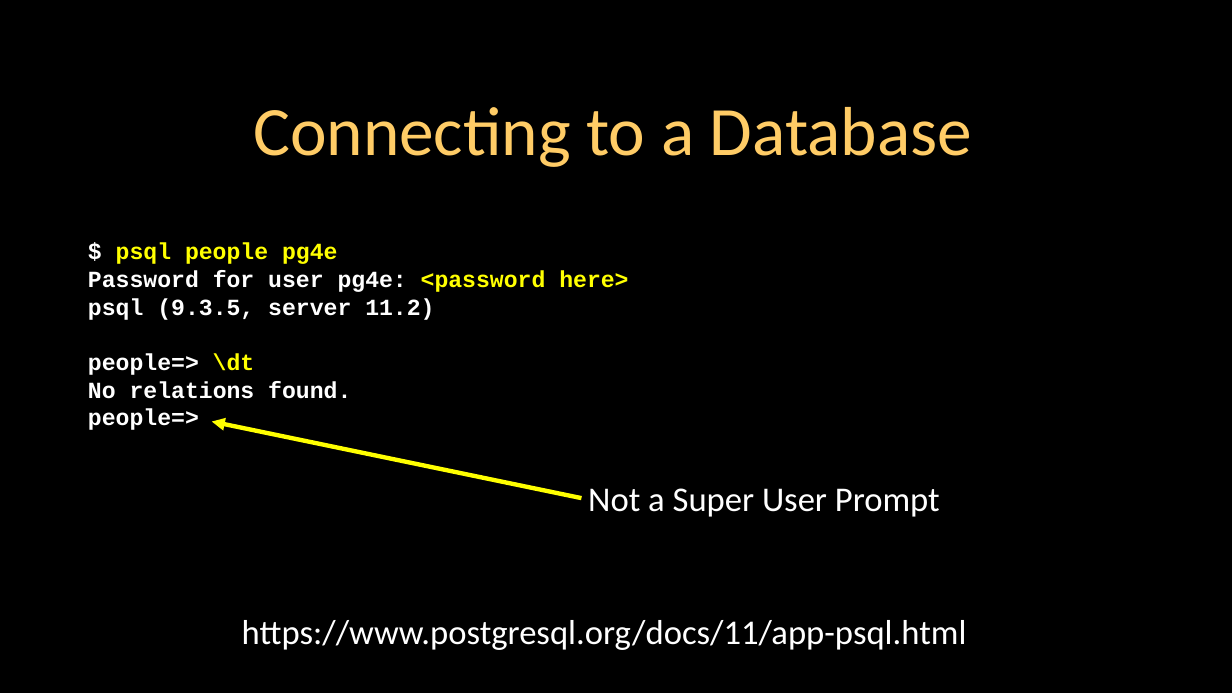
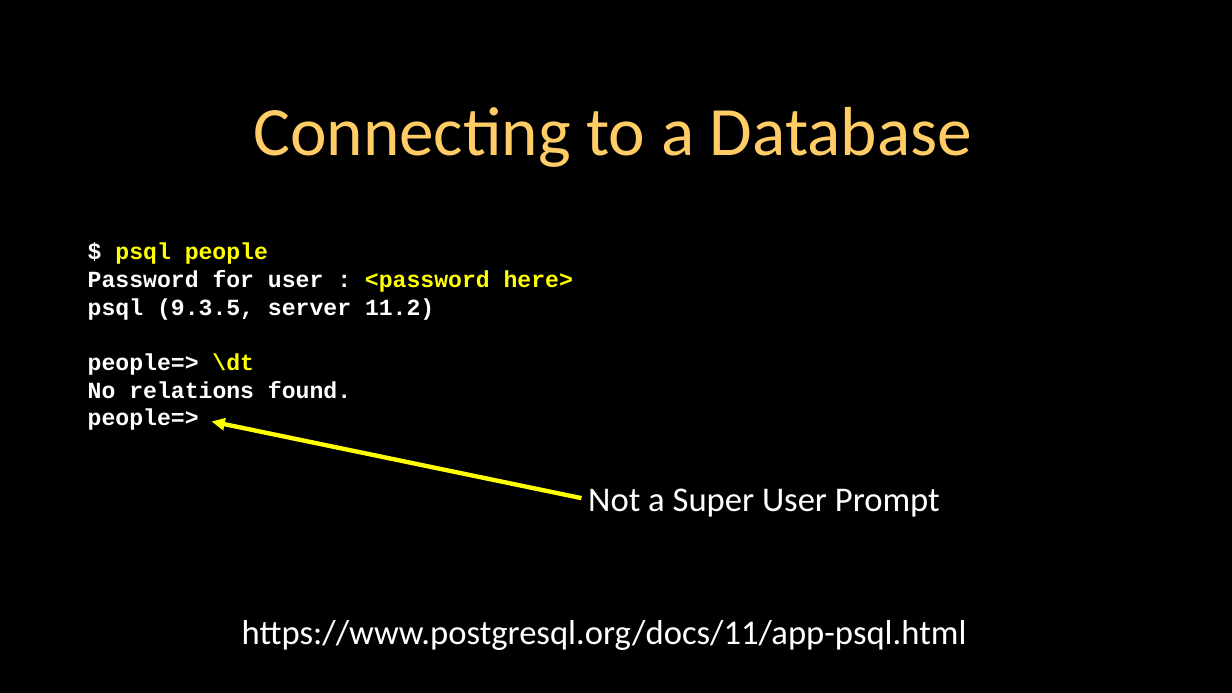
Before and after one commit to csev/pg4e, a slide deck: slide 17 of lectures/01-Intro-to-SQL.ppt. Drawn at 1232x693 pixels with LibreOffice and Linux fonts; fonts in the diff are those of the drawing. Boxes give left, top, right and bottom in pixels: in the first picture for what was removed or moved away, otherwise in the second. Text is boxed around its words. In the diff, an @@ line names an element or a change of style, - is before the commit and + after.

```diff
--- a/lectures/01-Intro-to-SQL.ppt
+++ b/lectures/01-Intro-to-SQL.ppt
@@ text at [88,242,573,292]: text changed @@
-$ psql people pg4e
-Password for user pg4e: <password here>
+$ psql people
+Password for user : <password here>
```
Also in this commit, not shown: 2 other slides changed, 1 other file.
